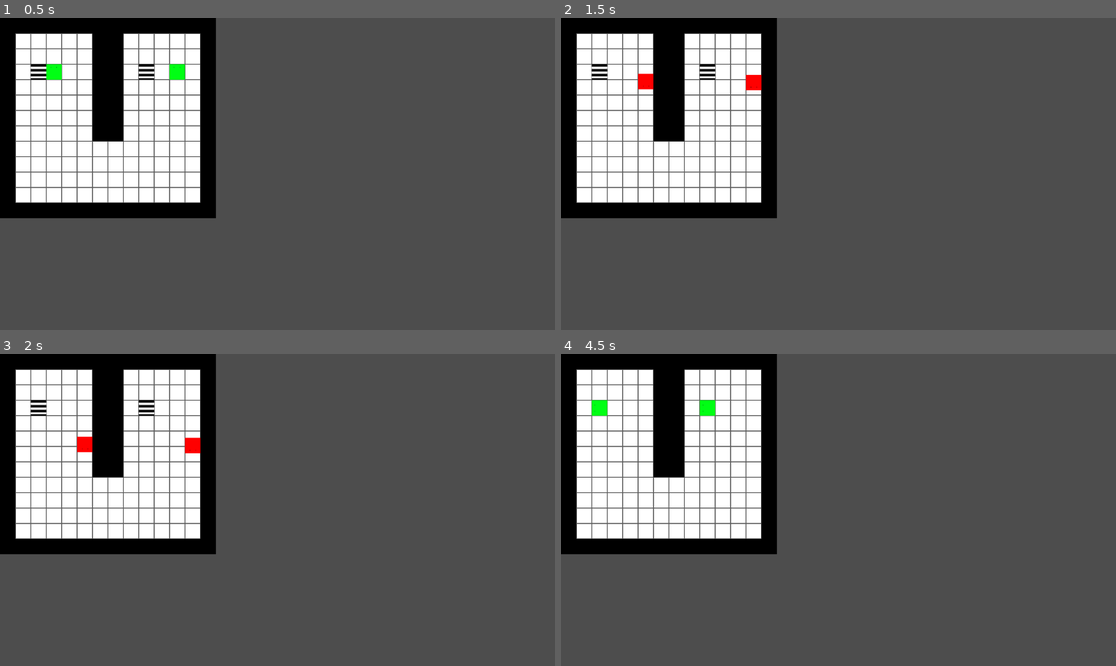
Above: before the commit, frames 1-4 (two rows, left to right).
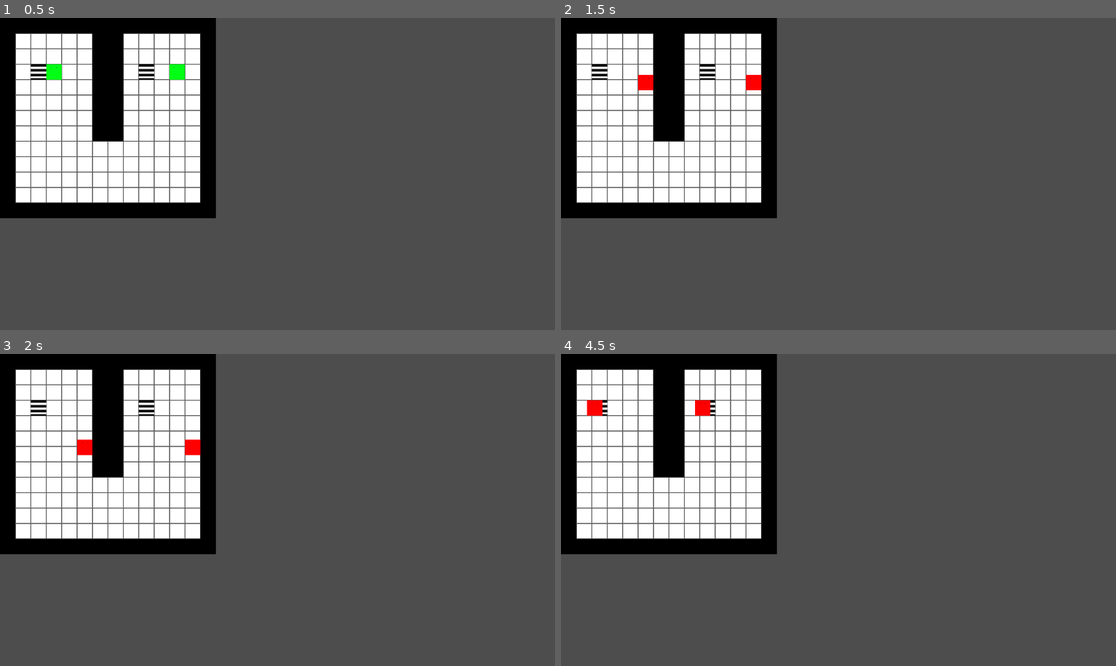
Above: after the commit, the same moments.

Repository: Epitocards/quantum-jam
Game: Godot game, scene res://scenes/test_level.tscn
Same seed, same stepped clock (60 frames per second), same inputs: the game is played once before the commit and once after it.
Inputs:
- Up to frame 1 (0.5 s): no input
- Up to frame 2 (1.5 s): tap Enter at 0.5 s; hold D (right) 0.53-1.28 s; hold S (down) from 1.28 s (still down)
- Up to frame 3 (2 s): keep holding S (down)
- Up to frame 4 (4.5 s): release S (down) at 2.03 s; hold D (right) 2.03-2.78 s; tap Space at 2.75 s; hold W (up) 2.78-3.53 s; hold A (left) from 3.53 s (still down)

Frame 1 is identical in both runs. In frame 2, less than 0.1% of the frame differs, in the area x 13-36%, y 17-24%; in frame 3, 0.1%; in frame 4, 0.4%, in the area x 4-28%, y 14-20%.

Commit message:
feat: movementManager for the players

Diff:
--- a/icon.svg
+++ /dev/null
@@ -1 +0,0 @@
-<svg xmlns="http://www.w3.org/2000/svg" width="128" height="128"><rect width="124" height="124" x="2" y="2" fill="#363d52" stroke="#212532" stroke-width="4" rx="14"/><g fill="#fff" transform="translate(12.322 12.322)scale(.101)"><path d="M105 673v33q407 354 814 0v-33z"/><path fill="#478cbf" d="m105 673 152 14q12 1 15 14l4 67 132 10 8-61q2-11 15-15h162q13 4 15 15l8 61 132-10 4-67q3-13 15-14l152-14V427q30-39 56-81-35-59-83-108-43 20-82 47-40-37-88-64 7-51 8-102-59-28-123-42-26 43-46 89-49-7-98 0-20-46-46-89-64 14-123 42 1 51 8 102-48 27-88 64-39-27-82-47-48 49-83 108 26 42 56 81zm0 33v39c0 276 813 276 814 0v-39l-134 12-5 69q-2 10-14 13l-162 11q-12 0-16-11l-10-65H446l-10 65q-4 11-16 11l-162-11q-12-3-14-13l-5-69z"/><path d="M483 600c0 34 58 34 58 0v-86c0-34-58-34-58 0z"/><circle cx="725" cy="526" r="90"/><circle cx="299" cy="526" r="90"/></g><g fill="#414042" transform="translate(12.322 12.322)scale(.101)"><circle cx="307" cy="532" r="60"/><circle cx="717" cy="532" r="60"/></g></svg>
--- a/project.godot
+++ b/project.godot
@@ -13,7 +13,6 @@
 config/name="OneLocation"
 run/main_scene="res://scenes/test_level.tscn"
 config/features=PackedStringArray("4.4", "Forward Plus")
-config/icon="res://icon.svg"
 
 [input]
 
--- /dev/null
+++ b/scenes/movement_manager.tscn
@@ -0,0 +1,6 @@
+[gd_scene load_steps=2 format=3 uid="uid://by0ykckfaxqwu"]
+
+[ext_resource type="Script" uid="uid://c84i6jy0ilo8a" path="res://scripts/movement_manager.gd" id="1_6jwsj"]
+
+[node name="MovementManager" type="Node2D"]
+script = ExtResource("1_6jwsj")
--- a/scenes/player.tscn
+++ b/scenes/player.tscn
@@ -33,7 +33,7 @@
 [sub_resource type="RectangleShape2D" id="RectangleShape2D_g2els"]
 size = Vector2(28, 29)
 
-[node name="Player" type="Node2D"]
+[node name="Player" type="Node2D" groups=["player"]]
 z_index = 5
 script = ExtResource("2_g2els")
 
--- a/scenes/test_level.tscn
+++ b/scenes/test_level.tscn
@@ -1,9 +1,10 @@
-[gd_scene load_steps=7 format=4 uid="uid://bqgf8piyap3os"]
+[gd_scene load_steps=8 format=4 uid="uid://bqgf8piyap3os"]
 
 [ext_resource type="Texture2D" uid="uid://dr8a7hm3lcc7p" path="res://assets/test_tileset.png" id="1_2venv"]
 [ext_resource type="PackedScene" uid="uid://chc6laujsslbi" path="res://scenes/player.tscn" id="2_paw1w"]
 [ext_resource type="PackedScene" uid="uid://nxjco4y76ea1" path="res://scenes/end_zone.tscn" id="3_j6w7d"]
 [ext_resource type="Script" uid="uid://b7nfqj4p2tlkc" path="res://scenes/game_manager.gd" id="4_x4b8f"]
+[ext_resource type="PackedScene" uid="uid://by0ykckfaxqwu" path="res://scenes/movement_manager.tscn" id="5_tmr53"]
 
 [sub_resource type="TileSetAtlasSource" id="TileSetAtlasSource_paw1w"]
 texture = ExtResource("1_2venv")
@@ -40,5 +41,7 @@
 [node name="GameManager" type="Node2D" parent="."]
 script = ExtResource("4_x4b8f")
 
+[node name="MovementManager" parent="." instance=ExtResource("5_tmr53")]
+
 [connection signal="in_endzone" from="Player" to="GameManager" method="_on_player_1_in_endzone"]
 [connection signal="in_endzone" from="Player2" to="GameManager" method="_on_player_2_in_endzone"]
--- /dev/null
+++ b/scripts/movement_manager.gd
@@ -0,0 +1,34 @@
+extends Node2D
+
+var players : Array[Player] = []
+var step_count : int = 0
+
+func _ready() -> void:
+	var nodes = get_tree().get_nodes_in_group("player")
+	for node in nodes:
+		var casted : Player = node as Player
+		if (casted):
+			players.append(casted)
+
+func player_can_move(p : Player) -> bool:
+	return p.state == PlayerState.PlayerState.IDLE
+
+func _physics_process(delta: float) -> void:
+	if players.all(player_can_move):
+		var direction : Vector2
+		if Input.is_action_pressed("up"):
+			direction = Vector2.UP
+		elif Input.is_action_pressed("down"):
+			direction = Vector2.DOWN
+		elif Input.is_action_pressed("left"):
+			direction = Vector2.LEFT
+		elif Input.is_action_pressed("right"):
+			direction = Vector2.RIGHT
+		else:
+			return
+		var count_step = true
+		for p in players:
+			var buffer = p.move(direction)
+			count_step = count_step and buffer
+		if count_step:
+			step_count += 1
--- a/scripts/player.gd
+++ b/scripts/player.gd
@@ -3,60 +3,42 @@
 
 const TILESIZE = 32
 
-enum playerState {
-	MOVING,
-	IDLE,
-	CAN_MOVE,
-}
-
-@export var other : Player
-
 signal in_endzone(value : bool)
 
-var state : playerState
+var state : PlayerState.PlayerState
 var target_position : Vector2
 
 var winning : bool = false
 var should_send : bool = false
 
 func _ready() -> void:
-	state = playerState.IDLE
+	state = PlayerState.PlayerState.IDLE
 
 func _process(delta: float) -> void:
-	if state == playerState.MOVING:
+	if state == PlayerState.PlayerState.MOVING:
 		$AnimatedSprite2D.play("moving")
 	else:
 		$AnimatedSprite2D.play("idle")
 
+func move(direction : Vector2) -> bool:
+	if direction == Vector2.LEFT:
+		$AnimatedSprite2D.flip_h = false
+	elif direction == Vector2.RIGHT:
+		$AnimatedSprite2D.flip_h = true
+	target_position = self.global_position + direction * TILESIZE
+	$RayCast2D.target_position = direction * TILESIZE
+	$RayCast2D.force_raycast_update()
+	if !$RayCast2D.is_colliding():
+		state = PlayerState.PlayerState.MOVING
+		return true
+	else:
+		return false
+
 func _physics_process(delta: float) -> void:
-	if state == playerState.IDLE and other and other.state == playerState.IDLE or state == playerState.CAN_MOVE:
-		var direction : Vector2
-		if Input.is_action_pressed("up"):
-			direction = Vector2.UP
-			$AnimatedSprite2D.rotation = deg_to_rad(0)
-		elif Input.is_action_pressed("down"):
-			direction = Vector2.DOWN
-			$AnimatedSprite2D.rotation = deg_to_rad(180)
-		elif Input.is_action_pressed("left"):
-			direction = Vector2.LEFT
-			$AnimatedSprite2D.rotation = deg_to_rad(-90)
-		elif Input.is_action_pressed("right"):
-			direction = Vector2.RIGHT
-			$AnimatedSprite2D.rotation = deg_to_rad(90)
-		else:
-			state = playerState.IDLE
-			return
-		target_position = self.global_position + direction * TILESIZE
-		$RayCast2D.target_position = direction * TILESIZE
-		$RayCast2D.force_raycast_update()
-		if !$RayCast2D.is_colliding():
-			state = playerState.MOVING
-			if other and other.state != playerState.MOVING:
-				other.state = playerState.CAN_MOVE
-	elif state == playerState.MOVING:
+	if state == PlayerState.PlayerState.MOVING:
 		self.global_position = self.global_position.move_toward(target_position, 2)
 		if self.global_position == target_position:
-			state = playerState.IDLE
+			state = PlayerState.PlayerState.IDLE
 			if should_send:
 				print("bisous")
 				should_send = false
--- /dev/null
+++ b/scripts/player_state_enum.gd
@@ -0,0 +1,7 @@
+extends Node
+class_name PlayerState
+
+enum PlayerState {
+	IDLE,
+	MOVING,
+}
Not shown, removed: icon.svg.import
Not shown, added: scripts/movement_manager.gd.uid
Not shown, added: scripts/player_state_enum.gd.uid
